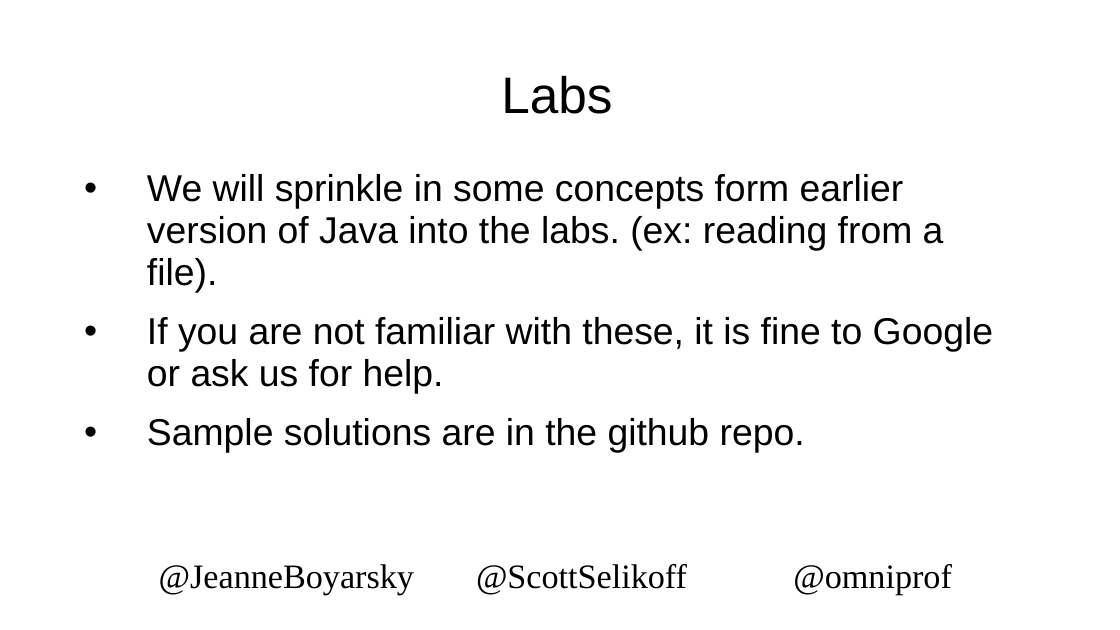
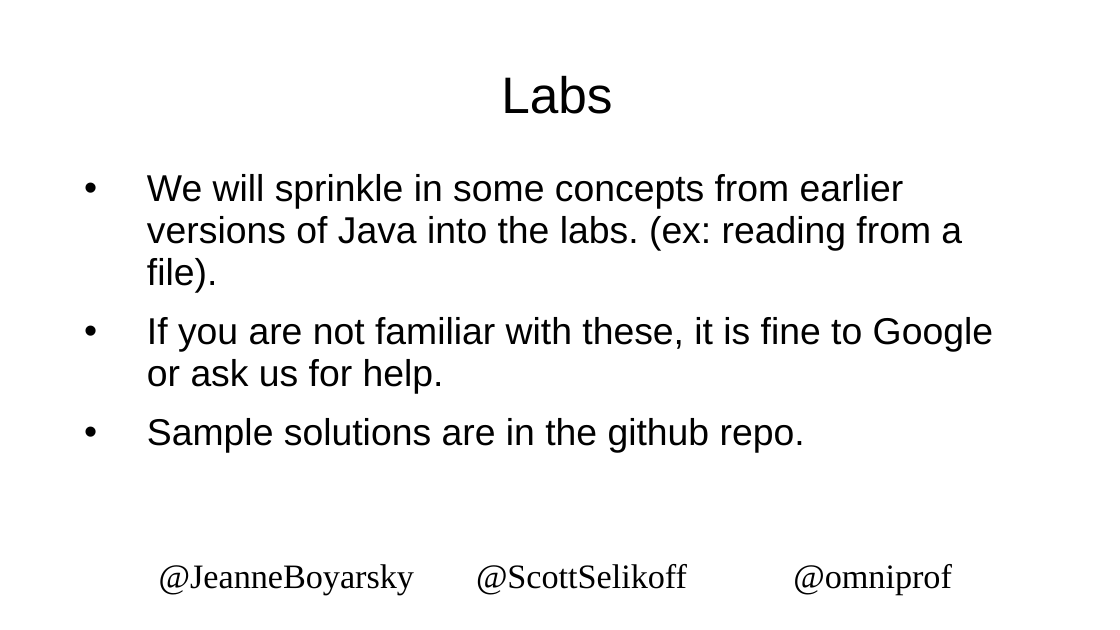
Before and after one commit to boyarsky/2019-oraclecodeone-cert-hol, a slide deck: slide 25 of 2019-OracleCodeOne-HOL.pptx. Drawn at 1120x630 pixels with LibreOffice and Linux fonts; fonts in the diff are those of the drawing; background and template pictures are left out. Boxes give left, top, right and bottom in pixels: in the first picture for what was removed or moved away, otherwise in the second. Text is boxed around its words. In the diff, an @@ line names an element or a change of style, - is before the commit and + after.

```diff
--- a/2019-OracleCodeOne-HOL.pptx
+++ b/2019-OracleCodeOne-HOL.pptx
@@ text at <box>147,174,962,292</box>: text changed @@
-• We will sprinkle in some concepts form earlier version of Java into the labs. (ex: reading from a file).
+• We will sprinkle in some concepts from earlier versions of Java into the labs. (ex: reading from a file).
```
Also in this commit, not shown: 13 other slides changed.
